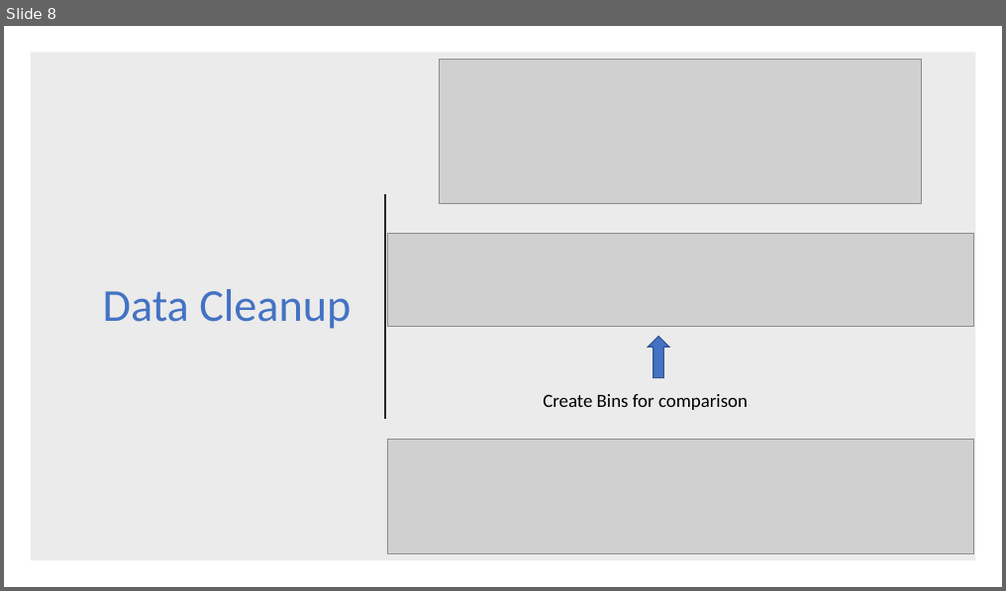
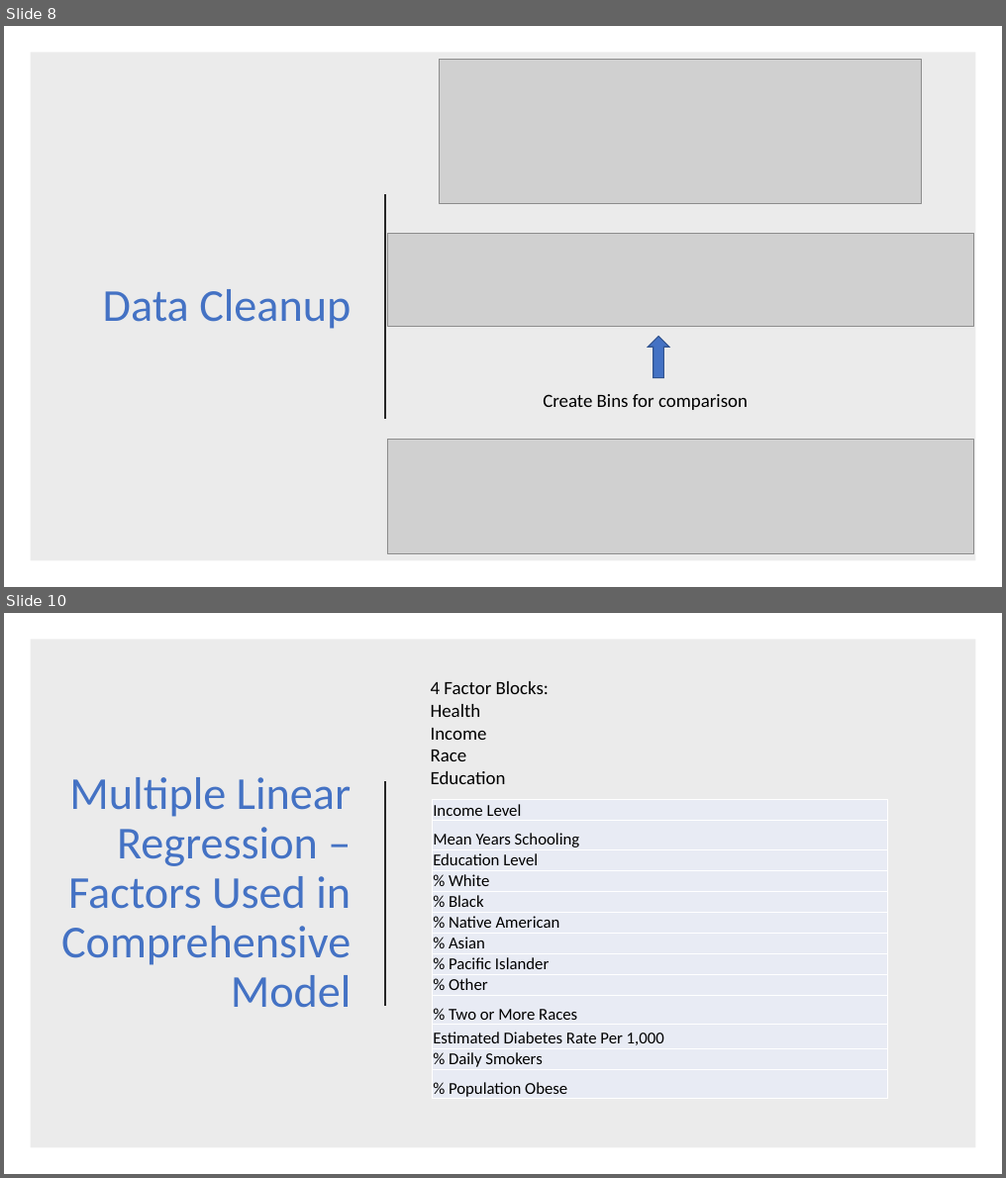
Before and after one commit to coreykretzmer9/CVD_Final_Project, a slide deck: Cardiovascular Mortality Presentation CJK slides.pptx. Shown one above the other, each under a label of ours: slide 8 before the commit, slides 8 and 10 after it; the slides between them are not shown. The pictures are 1006x591 and 1006x1178 pixels, drawn with LibreOffice and Linux fonts; fonts in the diff are those of the drawing; grey boxes stand for pictures. Boxes give left, top, right and bottom in pixels: in the first picture for what was removed or moved away, otherwise in the second. Text is boxed around its words. In the diff, an @@ line names an element or a change of style, - is before the commit and + after.

```diff
--- a/Cardiovascular Mortality Presentation CJK slides.pptx
+++ b/Cardiovascular Mortality Presentation CJK slides.pptx
@@ slide 10 added at (4,613,1002,1174), background #FFFFFF @@
@@ rectangle added at (30,639,976,1149), fill #000000 at 8% opacity @@
@@ text added at (431,681,548,784), 18 pt, text #000000 @@
+4 Factor Blocks: Health
+Income
+Race
+Education
@@ title added at (61,777,351,1008), 44 pt, text #4472C4 @@
+Multiple Linear Regression – Factors Used in Comprehensive Model
@@ line added from (385, 781) to (385, 1006), #262626 1.5 pt @@
@@ table added at (433,800,888,1101), 13 rows, 1 columns @@
+Income Level
+Mean Years Schooling
+Education Level
+% White
+% Black
+% Native American
+% Asian
+% Pacific Islander
+% Other
+% Two or More Races
+Estimated Diabetes Rate Per 1,000
+% Daily Smokers
+% Population Obese
```
Also in this commit, not shown: 1 slide changed, 3 other slides added, 1 other file.
